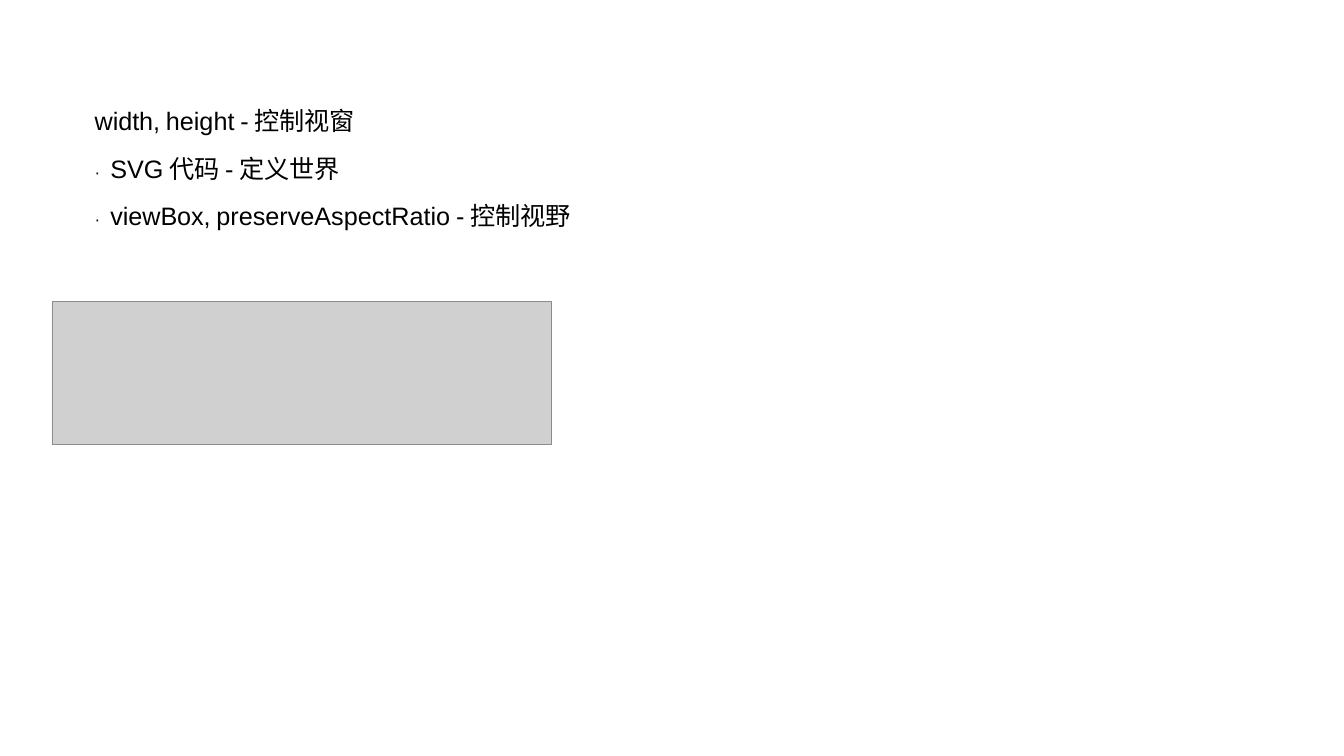
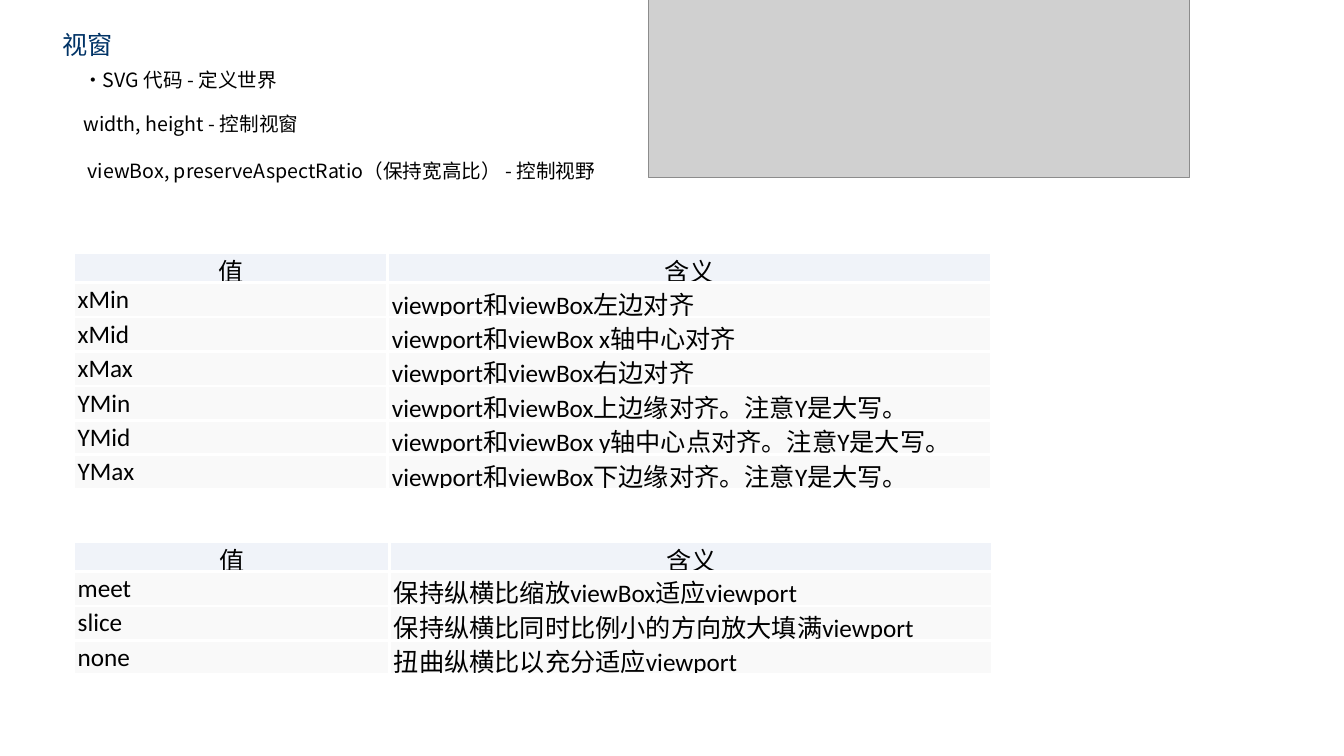
Before and after one commit to lss0928/git_test, a slide deck: slide 13 of svg/走进SVG.pptx. Drawn at 1344x756 pixels with LibreOffice and Linux fonts; fonts in the diff are those of the drawing; grey boxes stand for pictures. Boxes give left, top, right and bottom in pixels: in the first picture for what was removed or moved away, otherwise in the second. Text is boxed around its words. In the diff, an @@ line names an element or a change of style, - is before the commit and + after.

```diff
--- a/svg/走进SVG.pptx
+++ b/svg/走进SVG.pptx
@@ picture: place and size @@
-picture at (52,301,551,445)
+picture at (648,0,1190,177)
@@ text added at (63,32,113,56), 18 pt, text #003366 @@
+视窗
@@ text "·SVG 代码 - 定义世界": place and size @@
-text "·SVG 代码 - 定义世界" at (95,108,571,231)
+text "·SVG 代码 - 定义世界" at (83,70,595,183)
@@ text at (83,70,276,89): paragraph added @@
+·SVG 代码 - 定义世界
@@ text at (83,114,298,136): size 18 to 14 pt in "width, height - 控制视窗"; font Arial to Noto Sans CJK SC in "width, height -"; font Calibri to Noto Sans CJK SC in "控制视窗" @@
@@ text at (88,161,595,183): text changed; size 18 to 14 pt; font Arial to Noto Sans CJK SC @@
-· SVG 代码 - 定义世界
-· viewBox, preserveAspectRatio - 控制视野
+viewBox, preserveAspectRatio（保持宽高比） - 控制视野
@@ table added at (74,252,992,492), 7 rows, 2 columns @@
+值 | 含义
+xMin | viewport和viewBox左边对齐
+xMid | viewport和viewBox x轴中心对齐
+xMax | viewport和viewBox右边对齐
+YMin | viewport和viewBox上边缘对齐。注意Y是大写。
+YMid | viewport和viewBox y轴中心点对齐。注意Y是大写。
+YMax | viewport和viewBox下边缘对齐。注意Y是大写。
@@ table added at (74,541,993,677), 4 rows, 2 columns @@
+值 | 含义
+meet | 保持纵横比缩放viewBox适应viewport
+slice | 保持纵横比同时比例小的方向放大填满viewport
+none | 扭曲纵横比以充分适应viewport
```
Also in this commit, not shown: 15 other slides changed, 16 slides added, 7 slides removed, 15 other files.
